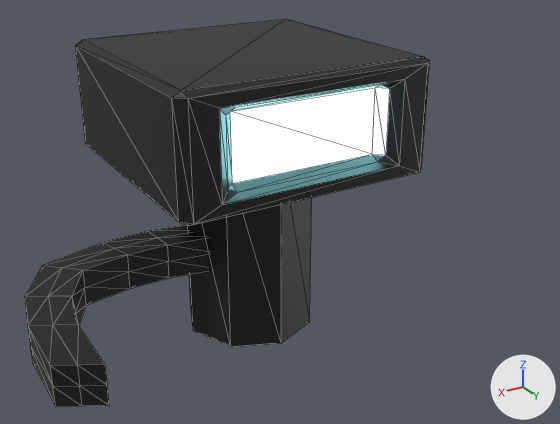
One commit to the glTF model assets/oku.glb: the scene before it, then after it.
Before and after are seen from a camera (50 mm lens) standing at (2.18, 4.04, 1.26) and looking at (-0.1, 0.24, -0.64). Lighting does not change. The marker at lower right points along +X, +Y and +Z. Mesh edges are drawn as thin lines. Where no turn or scale is listed for an object, it has been applied to the vertices. Vertices at the same position are counted once.
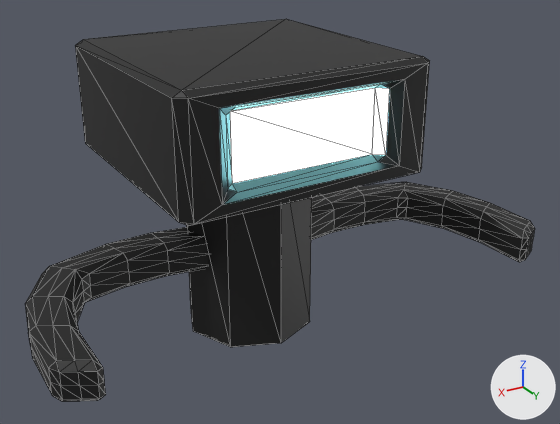
Edits to the bpy script that builds the scene:
```text
Change me_cube_004:
    used by ob_cube_001; location = (0.319, 0.031, -0.857)
    remove me_cube_004.from_pydata(...)  # 58 vertices, 112 faces; spans x -0.018..1.239, y -0.167..1.085, z -0.112..0.112
    add me_cube_004.from_pydata(...)  # 216 vertices, 424 faces; spans x -1.876..1.239, y -0.167..1.067, z -0.112..0.112
    me_cube_004 part 1: a new loose piece of 108 vertices spanning x -1.876..-0.625, y -0.167..1.067, z -0.112..0.112, in mat_hull (black #131313)
    me_cube_004 part 2
    38 vertices are removed from x -0.018..1.239, y -0.167..1.085, z -0.112..0.112
    112 faces are deleted
    68 vertices are added at x -0.012..1.239, y -0.131..1.067, z -0.112..0.112
    10 new vertices lie (0.0, 0.0, -0.075) away from vertices in x 0.0..1.237, y -0.167..1.025, z 0.0
    10 new vertices lie (0.0, 0.0, 0.075) away from vertices in x 0.0..1.237, y -0.167..1.025, z 0.0
    212 new faces join them
```

Changed parts and their boxes [x1, y1, x2, y2] in the pictures (560 x 424 px):
'Cube.001', reshaped (178% wider, 21% taller): before [25, 225, 208, 406]; after [25, 182, 535, 401]
part 1 of me_cube_004, added (black): after [311, 182, 535, 262]
part 2 of me_cube_004, built on: before [25, 225, 208, 406]; after [25, 227, 208, 401]
